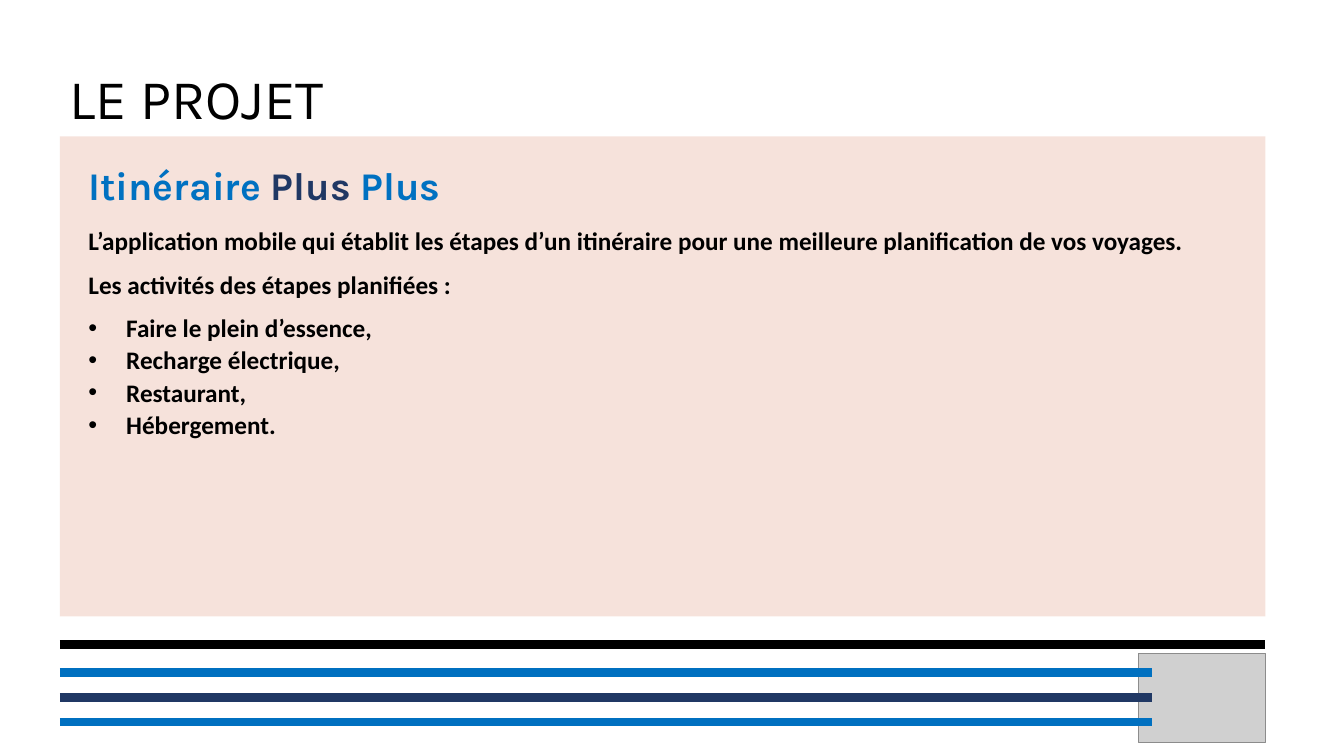
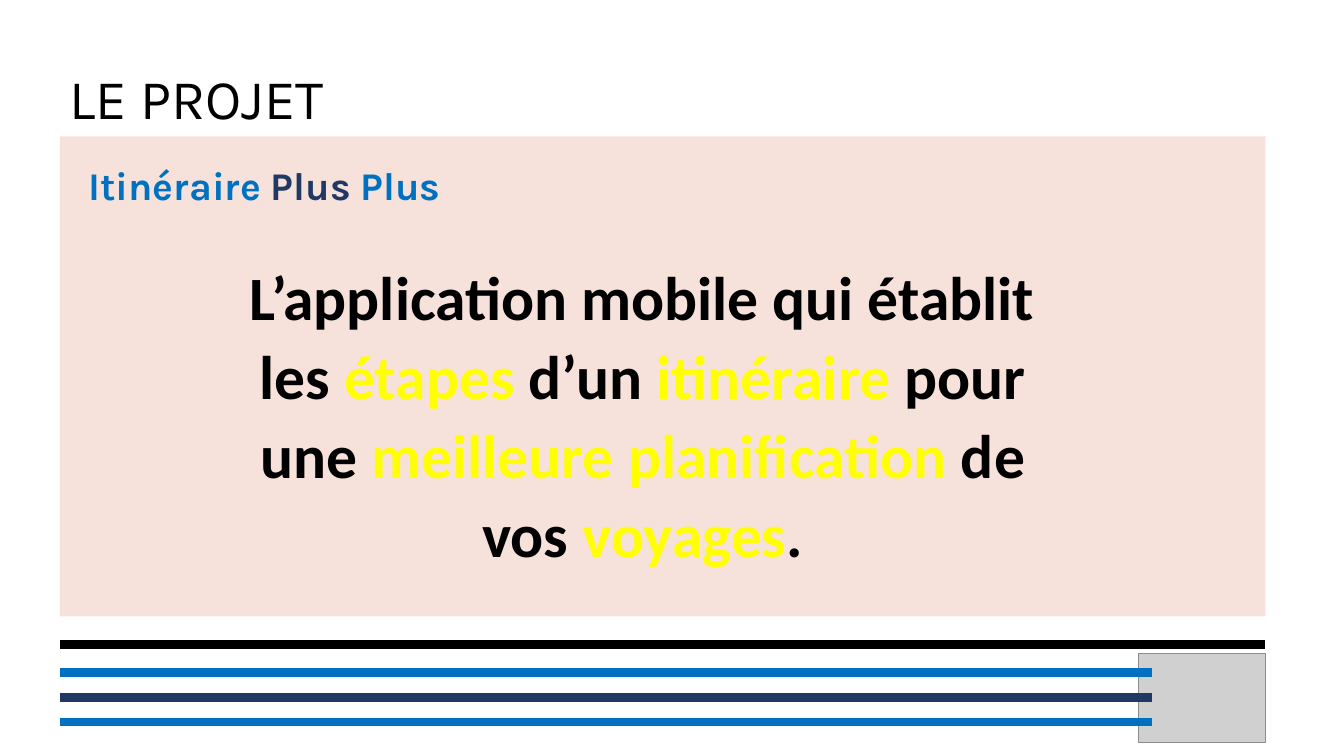
Before and after one commit to MrRalkin/projet, a slide deck: slide 3 of Docs/Présentation/IPP-Show.pptx (slide 4 before the commit). Drawn at 1344x756 pixels with LibreOffice and Linux fonts; fonts in the diff are those of the drawing; grey boxes stand for pictures; background and template pictures are left out. Boxes give left, top, right and bottom in pixels: in the first picture for what was removed or moved away, otherwise in the second. Text is boxed around its words. In the diff, an @@ line names an element or a change of style, - is before the commit and + after.

```diff
--- a/Docs/Présentation/IPP-Show.pptx
+++ b/Docs/Présentation/IPP-Show.pptx
@@ text "L’application mobile qui établit les ...": place and size @@
-text "L’application mobile qui établit les ..." at bbox=[88, 232, 1182, 439]
+text "L’application mobile qui établit les ..." at bbox=[250, 275, 1034, 568]
@@ text "L’application mobile qui établit les ..." at bbox=[250, 275, 1034, 568]: size 18 to 44 pt; text colour #000000 to #FFFF00 in "étapes itinéraire meilleure planification voyages."; alignment justified to centre @@
@@ text at bbox=[88, 276, 438, 439]: paragraphs removed @@
-Les activités des étapes planifiées :
-• Faire le plein d’essence,
-• Recharge électrique,
-• Restaurant,
-• Hébergement.
```
Also in this commit, not shown: 4 other slides changed, 1 other file.
